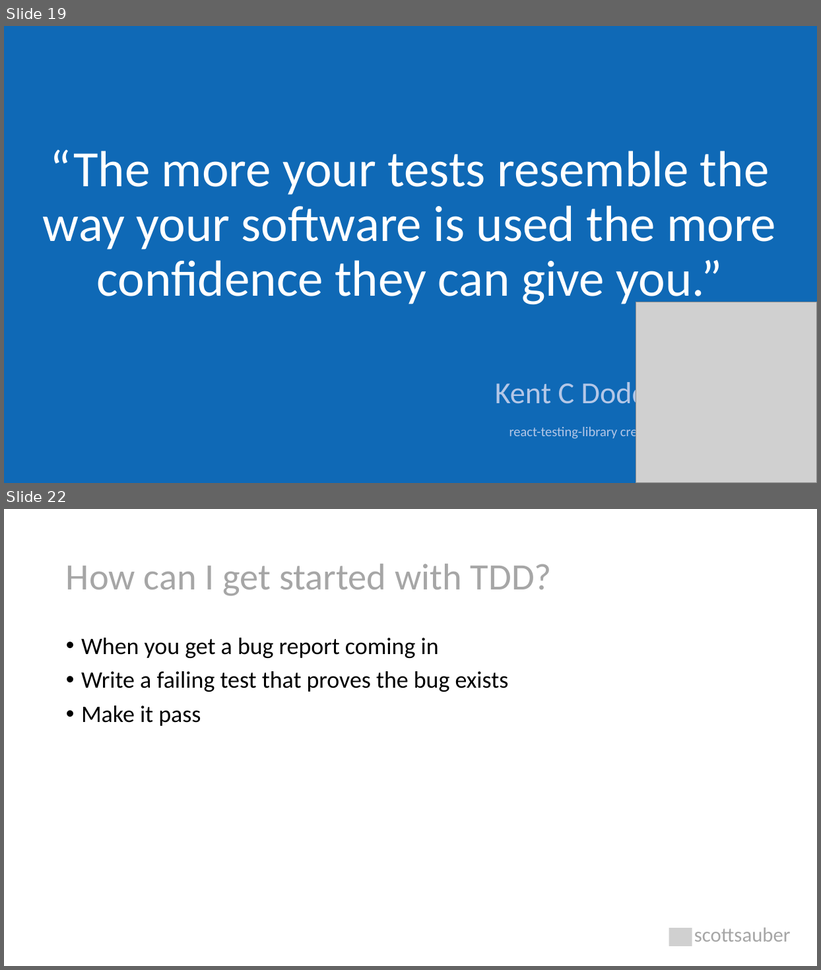
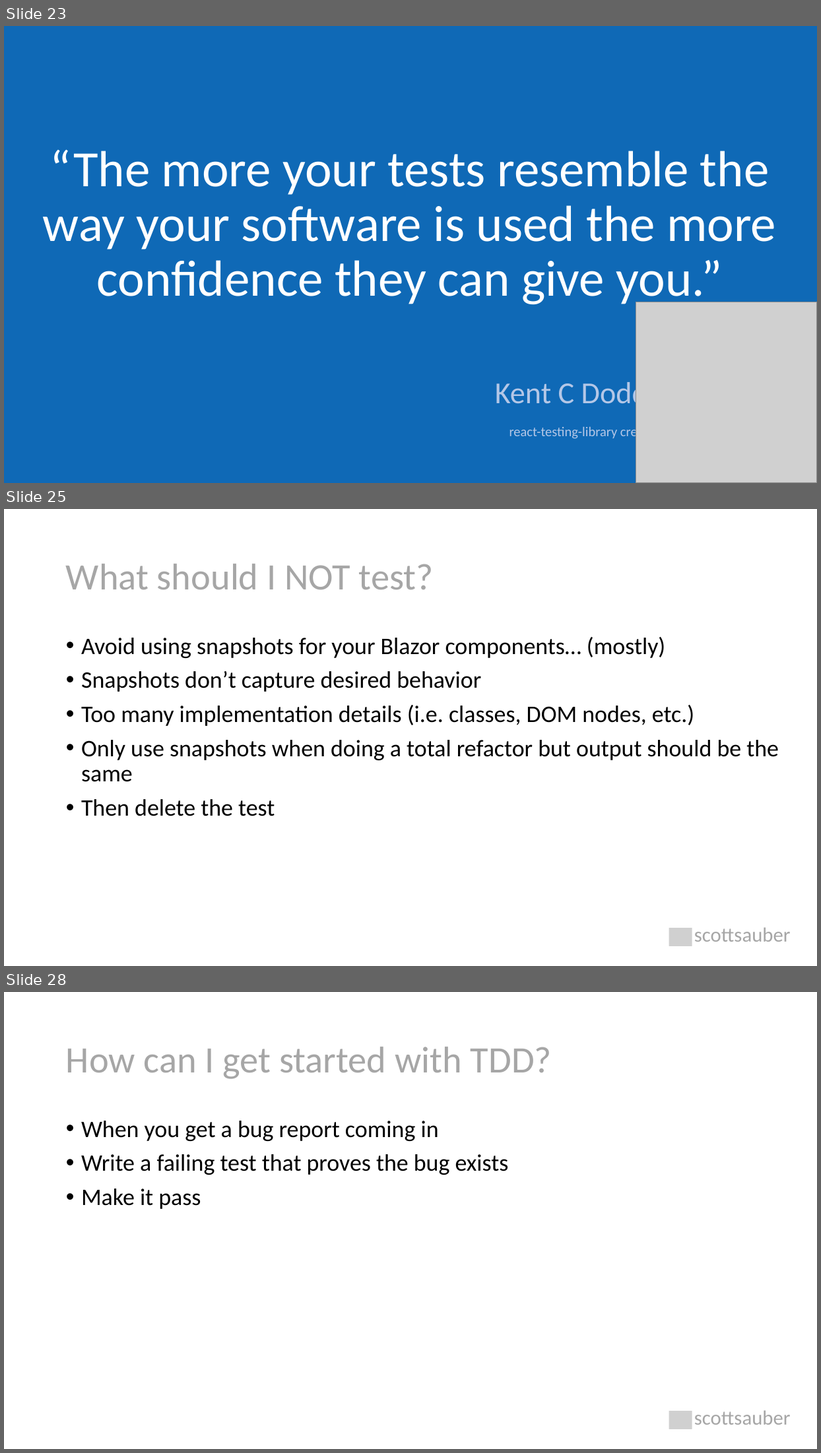
Before and after one commit to scottsauber/talks, a slide deck: 2023-11-09-JetBrains-TDDWithBlazor/TDD with Blazor.pptx. Shown one above the other, each under a label of ours: slides 19 and 22 before the commit, slides 23, 25 and 28 after it; the slides between them are not shown. The pictures are 821x970 and 821x1453 pixels, drawn with LibreOffice and Linux fonts; fonts in the diff are those of the drawing; grey boxes stand for pictures. Boxes give left, top, right and bottom in pixels: in the first picture for what was removed or moved away, otherwise in the second. Text is boxed around its words. In the diff, an @@ line names an element or a change of style, - is before the commit and + after.

```diff
--- a/2023-11-09-JetBrains-TDDWithBlazor/TDD with Blazor.pptx
+++ b/2023-11-09-JetBrains-TDDWithBlazor/TDD with Blazor.pptx
@@ slide 25 added at (x1=4, y1=509, x2=817, y2=966), background #FFFFFF @@
@@ title added at (x1=66, y1=564, x2=434, y2=590), 44 pt, text #A6A6A6 @@
+What should I NOT test?
@@ text added at (x1=81, y1=637, x2=779, y2=817), 28 pt, text #000000 @@
+• Avoid using snapshots for your Blazor components… (mostly)
+• Snapshots don’t capture desired behavior
+• Too many implementation details (i.e. classes, DOM nodes, etc.)
+• Only use snapshots when doing a total refactor but output should be the same
+• Then delete the test
@@ picture added at (x1=669, y1=928, x2=692, y2=947) @@
@@ text added at (x1=694, y1=928, x2=791, y2=942), 24 pt, text #A6A6A6 @@
+scottsauber
@@ what was slide 19 is now slide 23 @@
@@ what was slide 22 is now slide 28 @@
```
Also in this commit, not shown: 9 slides changed, 8 other slides added, 3 slides removed, 6 other files.
